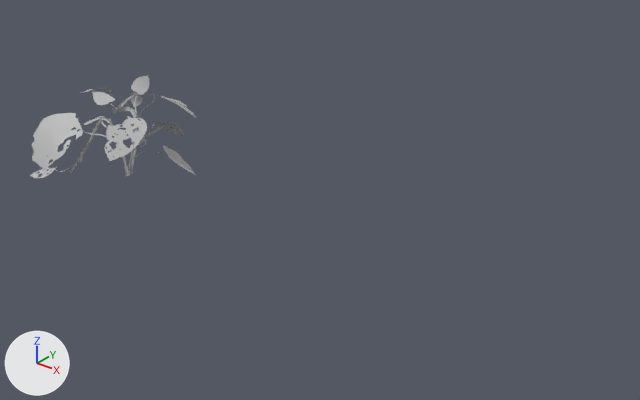
An edit to the Blender file Assets/Models/Quixel Megascans/IvyModels/IvyPainted.blend, drawn before and after from the same camera.
Camera for both pictures: a camera (50 mm lens) standing at (0.799, -0.628, 0.443) and looking at (0.281, 0.019, 0.042). Arrows for +X, +Y and +Z are at lower left; the lights stay in place.

Objects in the first picture: '_6204_Var6_LOD2_Mesh'.
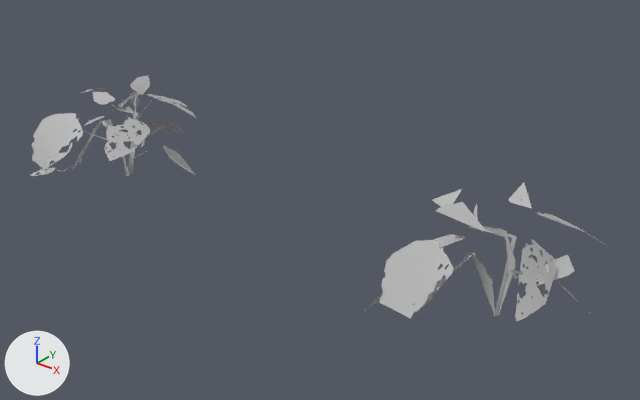
Edits to the bpy script that builds the scene:
```text
Change ob_6204_var6_lod2_mesh:
    add _m = ob_6204_var6_lod2_mesh.modifiers.new('Decimate', 'DECIMATE')
    add _m.ratio = 0.287
Add ob_6204_var6_lod2_mesh_low:
    ob_6204_var6_lod2_mesh_low = bpy.data.objects.new('_6204_Var6_LOD2_Mesh_Low', me_6204_var6_lod2_mesh.copy())  # the mesh of ob_6204_var6_lod2_mesh
    ob_6204_var6_lod2_mesh_low.location = (0.5, 0.0, 0.0)
    ob_6204_var6_lod2_mesh_low.rotation_euler = (1.571, 0.0, 0.0)  # degrees (90, 0, 0)
    _m = ob_6204_var6_lod2_mesh_low.modifiers.new('Decimate', 'DECIMATE')
    _m.ratio = 0.081
```

Where the change shows, as pixel boxes (x1, y1, x2, y2) in the pictures (640 x 400 px):
'_6204_Var6_LOD2_Mesh_Low', added
    after: (361, 183, 609, 322)
'_6204_Var6_LOD2_Mesh', modifiers changed
    before: (30, 75, 195, 178)
    after: (31, 75, 196, 176)
